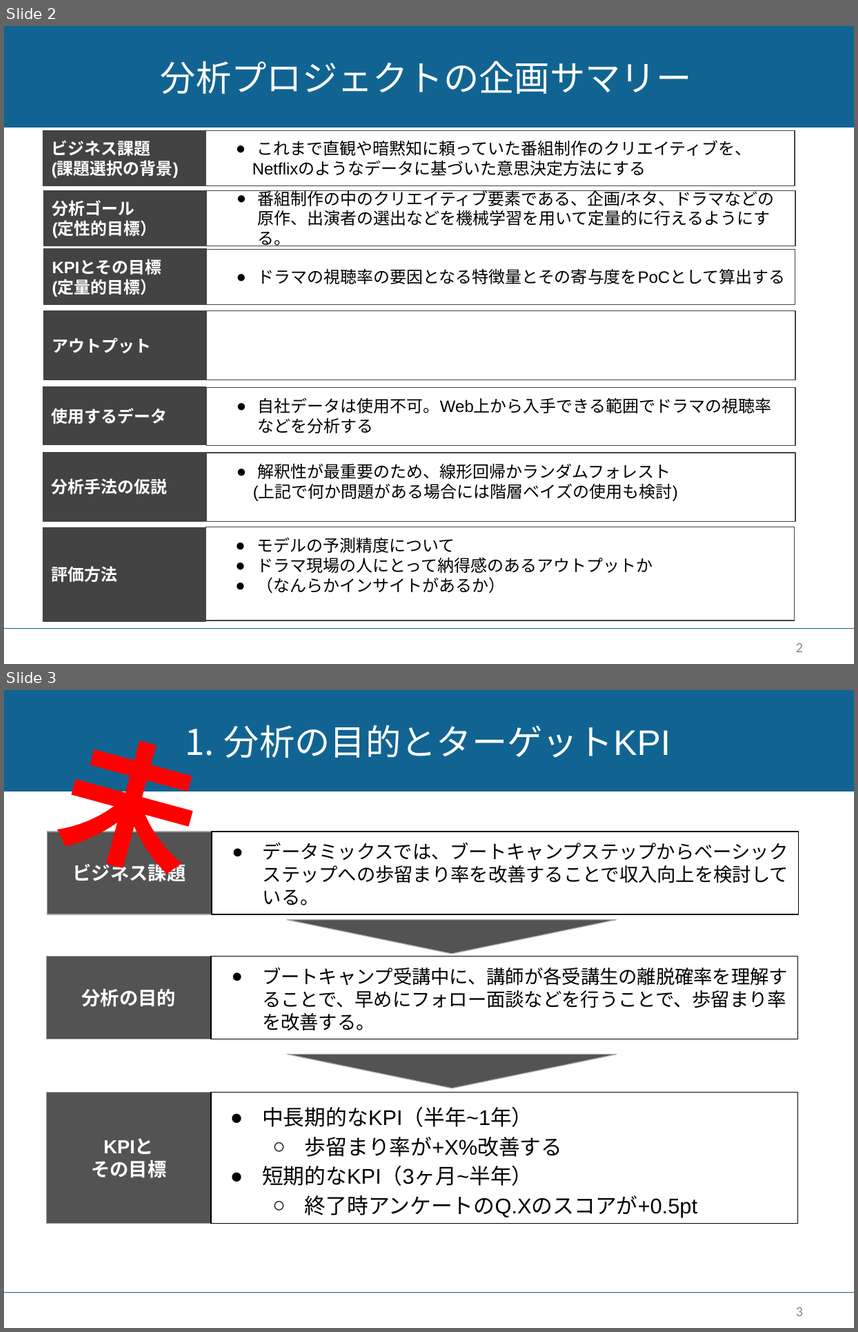
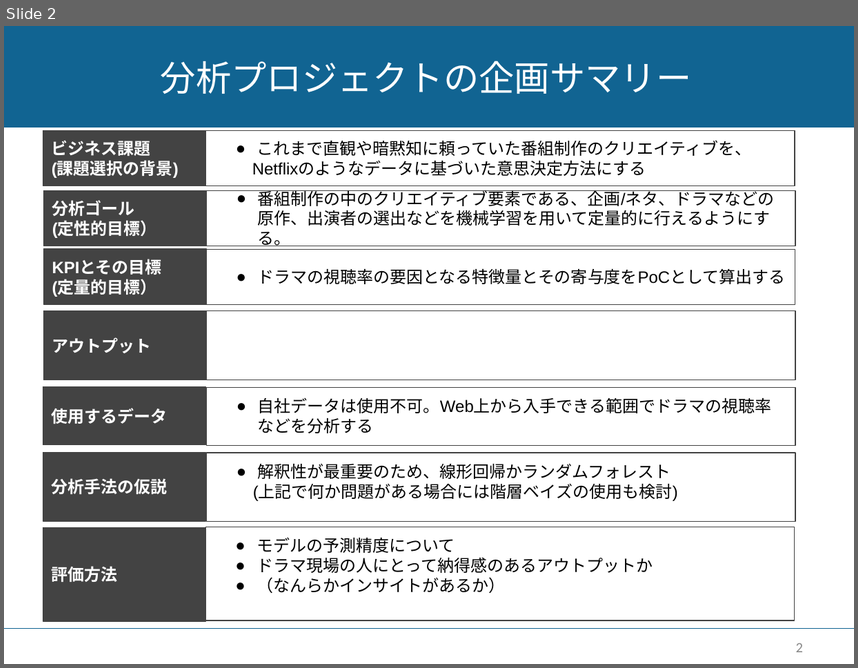
Before and after one commit to c-c-c-c/dm_integration, a slide deck: dm_integration_0110.pptx. Shown one above the other, each under a label of ours: slides 2 and 3 before the commit, slide 2 after it. The pictures are 858x1332 and 858x668 pixels, drawn with LibreOffice and Linux fonts; fonts in the diff are those of the drawing. Boxes give left, top, right and bottom in pixels: in the first picture for what was removed or moved away, otherwise in the second. Text is boxed around its words. In the diff, an @@ line names an element or a change of style, - is before the commit and + after.

```diff
--- a/dm_integration_0110.pptx
+++ b/dm_integration_0110.pptx
@@ slide 3 removed at (x1=4, y1=690, x2=854, y2=1328), background #FFFFFF; not listed: 2 template elements that a slide beside it also shows @@
@@ text removed at (x1=53, y1=699, x2=184, y2=870) @@
-未
@@ title removed at (x1=224, y1=725, x2=671, y2=758) @@
-1. 分析の目的とターゲットKPI
@@ rectangle removed at (x1=47, y1=831, x2=212, y2=914) @@
-ビジネス課題
@@ rectangle removed at (x1=212, y1=831, x2=798, y2=914) @@
-● データミックスでは、ブートキャンプステップからベーシックステップへの歩留まり率を改善することで収入向上を検討している。
@@ triangle removed at (x1=287, y1=920, x2=616, y2=954) @@
@@ rectangle removed at (x1=47, y1=956, x2=212, y2=1038) @@
-分析の目的
@@ rectangle removed at (x1=212, y1=956, x2=798, y2=1038) @@
-● ブートキャンプ受講中に、講師が各受講生の離脱確率を理解することで、早めにフォロー面談などを行うことで、歩留まり率を改善する。
@@ triangle removed at (x1=287, y1=1054, x2=616, y2=1088) @@
@@ rectangle removed at (x1=47, y1=1092, x2=212, y2=1223) @@
-KPIと
-その目標
@@ rectangle removed at (x1=212, y1=1092, x2=798, y2=1223) @@
-● 中長期的なKPI（半年~1年）
-  ○ 歩留まり率が+X%改善する
-● 短期的なKPI（3ヶ月~半年）
-  ○ 終了時アンケートのQ.Xのスコアが+0.5pt
@@ page number removed at (x1=796, y1=1307, x2=803, y2=1316) @@
-3
```
Also in this commit, not shown: 2 slides changed, 2 other slides removed, 3 other files.
